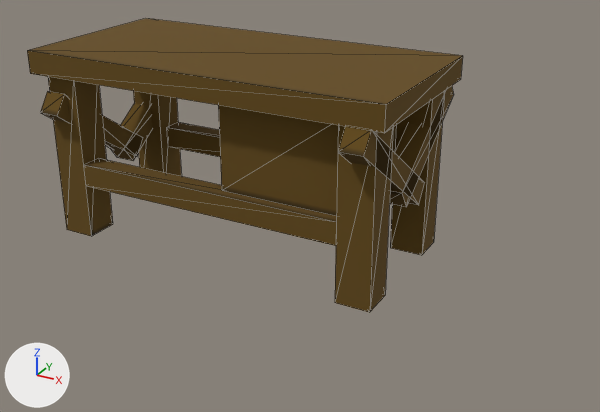
A saved change to the OBJ model src/main/resources/assets/elt/models/block/researchdesk.obj.
Camera for both pictures: a 50 mm lens placed at (1.82, -3.64, 2.08), pointed at (-0.17, -0.02, 0.27). Arrows for +X, +Y and +Z are at lower left; the lights stay in place. Mesh edges are drawn as thin lines. Where no turn or scale is listed for an object, it has been applied to the vertices.

In view in the first picture: 'ban', 'cube.001', 'gengliang', 'gengliang2', 'wan1', 'wan2', 'wan3', 'wan4', 'zhu1', 'zhu2', 'zhu3', 'zhu4'.
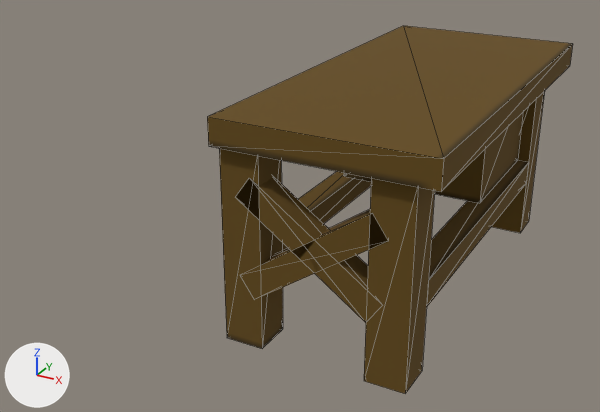
Pixel boxes [x1, y1, x2, y2] of what changed, in the pictures (600 x 412 px):
'ban1', added (brown): after [207, 26, 573, 191]
'ban', deleted (brown): before [27, 18, 463, 133]
'zhu4', mesh turned: before [48, 77, 113, 236]; after [364, 178, 435, 394]
'gengliang2', mesh turned: before [83, 158, 336, 246]; after [427, 160, 529, 306]
'zhu2', mesh turned: before [133, 91, 181, 176]; after [219, 148, 283, 349]
'cube.001', reshaped (not visible afterwards): before [218, 105, 396, 216]
'zhu3', mesh turned: before [335, 125, 393, 313]; after [491, 91, 545, 233]
'wan3', mesh turned: before [110, 103, 152, 161]; after [237, 177, 382, 323]
'wan4', mesh turned: before [40, 91, 143, 157]; after [242, 209, 387, 299]
'zhu1', mesh turned (not visible afterwards): before [390, 91, 445, 255]
'gengliang', mesh turned: before [166, 122, 220, 157]; after [282, 171, 371, 251]
'cube', reshaped (not visible before): after [344, 112, 523, 203]
'wan2', unchanged, covered by the edit: before [338, 127, 425, 205]
'wan1', unchanged, covered by the edit: before [390, 86, 454, 207]

What changed in the scene script:
```text
Change me_cube:
    where me_cube.from_pydata(...)  # 8 vertices, 12 faces; spans x -0.188..0.0, y 0.233..0.306, z 0.747..0.82
    me_cube part 1
    me_cube.vertices[0].co: (0.0, 0.233, 0.809) -> (0.771, 0.794, 0.937)
    me_cube.vertices[1].co: (0.0, 0.295, 0.82) -> (0.021, 0.794, 0.937)
    me_cube.vertices[2].co: (0.0, 0.244, 0.747) -> (0.771, 0.794, 0.437)  # not seen -> pixel (517, 160)
    me_cube.vertices[3].co: (0.0, 0.306, 0.758) -> (0.021, 0.794, 0.437)
    me_cube.vertices[4].co: (-0.188, 0.295, 0.82) -> (0.021, 0.107, 0.938)
    me_cube.vertices[5].co: (-0.188, 0.233, 0.809) -> (0.771, 0.107, 0.938)
    me_cube.vertices[6].co: (-0.188, 0.306, 0.758) -> (0.021, 0.107, 0.438)  # not seen -> pixel (343, 176)
    me_cube.vertices[7].co: (-0.188, 0.244, 0.747) -> (0.771, 0.107, 0.438)  # not seen -> pixel (479, 203)
Change me_cube_001:
    where me_cube_001.from_pydata(...)  # 8 vertices, 12 faces; spans x -0.438..0.25, y -0.375..0.375, z 0.437..0.938
    me_cube_001 part 2
    me_cube_001.vertices[0].co: (0.25, -0.375, 0.938) -> (0.027, 0.544, 0.695)
    me_cube_001.vertices[1].co: (0.25, 0.375, 0.938) -> (-0.034, 0.544, 0.706)
    me_cube_001.vertices[2].co: (0.25, -0.375, 0.438) -> (0.016, 0.544, 0.633)
    me_cube_001.vertices[3].co: (0.25, 0.375, 0.437) -> (-0.045, 0.544, 0.644)
    me_cube_001.vertices[4].co: (-0.438, 0.375, 0.938) -> (-0.034, 0.357, 0.706)
    me_cube_001.vertices[5].co: (-0.438, -0.375, 0.938) -> (0.027, 0.357, 0.695)
    me_cube_001.vertices[6].co: (-0.438, 0.375, 0.437) -> (-0.045, 0.357, 0.644)
    me_cube_001.vertices[7].co: (-0.438, -0.375, 0.438) -> (0.016, 0.357, 0.633)  # pixel (221, 190) -> not seen
Change me_gengliang:
    where me_gengliang.from_pydata(...)  # 8 vertices, 12 faces; spans x -1.31..0.25, y 0.31..0.44, z 0.31..0.44
    me_gengliang part 3: the whole mesh is turned 90 degrees about the z axis through its middle, then moved by (0.55, -0.36, 0.0)
Change me_gengliang2:
    where me_gengliang2.from_pydata(...)  # 8 vertices, 12 faces; spans x -1.31..0.25, y -0.44..-0.31, z 0.31..0.44
    me_gengliang2 part 4: the whole mesh is turned 90 degrees about the z axis through its middle, then moved by (1.3, 0.39, 0.0)
Change me_wan3:
    where me_wan3.from_pydata(...)  # 8 vertices, 12 faces; spans x -1.5..-1.375, y -0.024..0.662, z 0.291..0.824
    me_wan3 part 5: the whole mesh is turned 90 degrees about the z axis through its middle, then moved by (1.811, -1.213, -0.008)
Change me_wan4:
    where me_wan4.from_pydata(...)  # 8 vertices, 12 faces; spans x -1.5..-1.375, y -0.525..0.161, z 0.304..0.837
    me_wan4 part 6: the whole mesh is turned 90 degrees about the z axis through its middle, then moved by (1.821, -0.711, -0.061)
Change me_zhu1:
    where me_zhu1.from_pydata(...)  # 8 vertices, 12 faces; spans x 0.25..0.438, y 0.25..0.438, z 0.0..0.938
    me_zhu1 part 7: the whole mesh is turned 90 degrees about the z axis through its middle, then moved by (-0.291, 0.544, 0.0)
Change me_zhu2:
    where me_zhu2.from_pydata(...)  # 8 vertices, 12 faces; spans x -1.5..-1.312, y 0.25..0.438, z 0.0..0.938
    me_zhu2 part 8: the whole mesh is turned 90 degrees about the z axis through its middle, then moved by (1.459, -1.206, 0.0)
Change me_zhu3:
    where me_zhu3.from_pydata(...)  # 8 vertices, 12 faces; spans x 0.25..0.438, y -0.438..-0.25, z 0.0..0.938
    me_zhu3 part 9: the whole mesh is turned 90 degrees about the z axis through its middle, then moved by (0.396, 1.232, 0.0)
Change me_zhu4:
    where me_zhu4.from_pydata(...)  # 8 vertices, 12 faces; spans x -1.5..-1.312, y -0.438..-0.25, z 0.0..0.938
    me_zhu4 part 10: the whole mesh is turned 90 degrees about the z axis through its middle, then moved by (2.146, -0.518, 0.0)
Remove ob_ban:
    ob_ban = bpy.data.objects.new('ban', me_ban)
Add ob_ban1:
    ob_ban1 = bpy.data.objects.new('ban1', me_ban1)  # a box spanning x -0.06..0.94, y -1.0..1.06, z 0.94..1.06; in mat_m_0 (picture img_desk)
    ob_ban1.location = (0.0, 0.0, 0.0)
```
